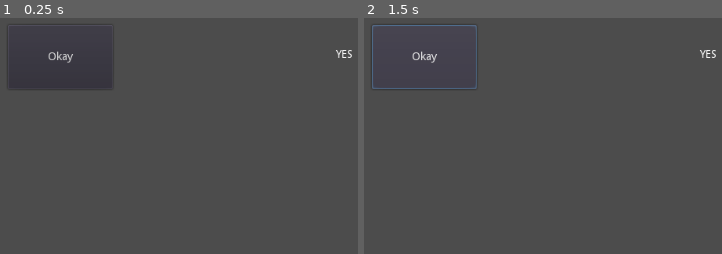
Above: before the commit, frames 1-2 (left to right).
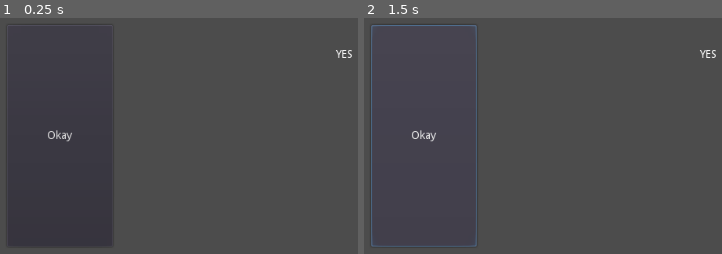
Above: after the commit, the same moments.

Repository: mishkarch/Hello-Godot
Game: Godot game, scene res://Main.tscn
Two runs of this game, one before a commit and one after it. Both use one fixed random seed, a clock stepped at 60 frames per second and the inputs below.
Inputs:
- Up to frame 1 (0.25 s): no input
- Up to frame 2 (1.5 s): click "Okay" at 0.5 s; click "Okay" at 1.25 s

The runs differ from the first frame. In frame 1, 0.3% of the frame differs, in the area x 1-21%, y 3-53%; in frame 2, 1.1%, in the area x 1-32%, y 2-98%.

Commit message:
Update Main.tscn

Diff:
--- a/Main.tscn
+++ b/Main.tscn
@@ -3,15 +3,15 @@
 [node name="Main" type="Node2D"]
 
 [node name="Button" type="Button" parent="."]
-margin_left = 96.4927
+margin_left = 95.0
 margin_top = 86.0
-margin_right = 230.493
-margin_bottom = 168.0
+margin_right = 230.0
+margin_bottom = 370.0
 text = "Okay"
 
 [node name="Label" type="Label" parent="."]
-margin_left = 516.335
-margin_top = 117.499
-margin_right = 594.335
-margin_bottom = 156.499
+margin_left = 516.0
+margin_top = 117.0
+margin_right = 594.0
+margin_bottom = 156.0
 text = "YES"
